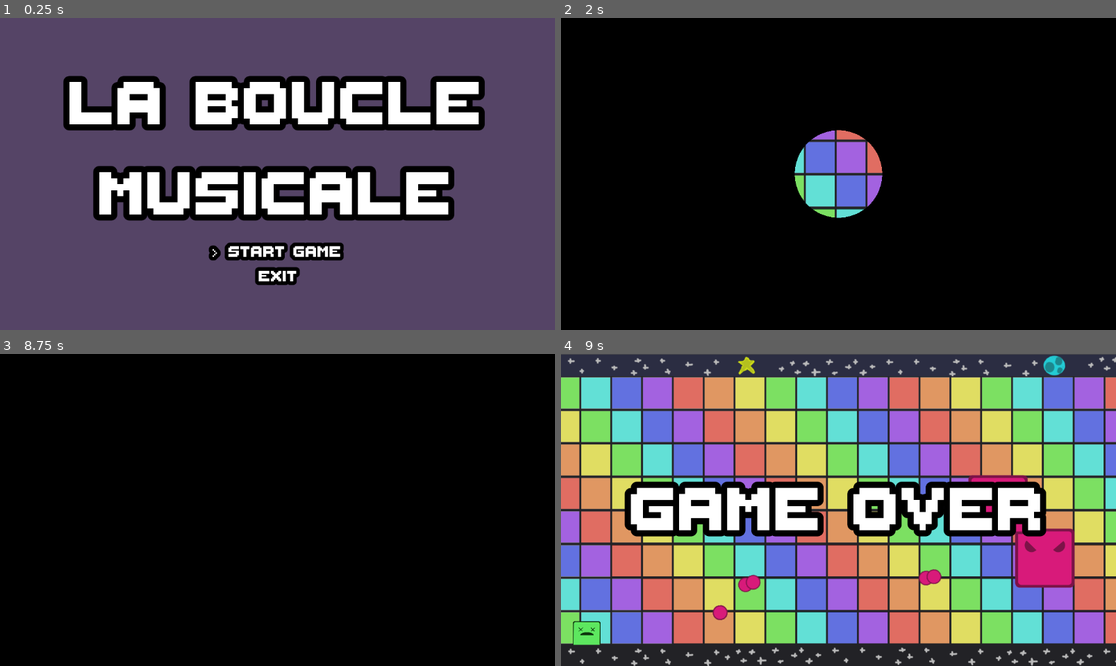
Above: before the commit, frames 1-4 (two rows, left to right).
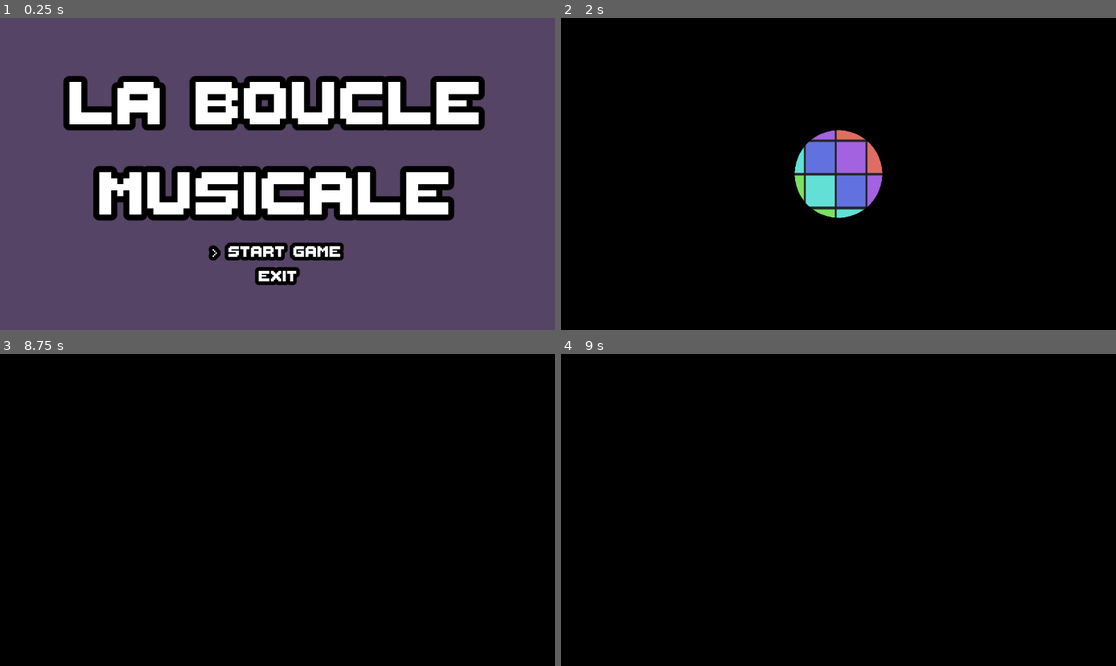
Above: after the commit, the same moments.

Repository: les-brows/la-boucle-musicale
Game: Godot game, scene res://Levels/MainMenu/MainMenu.tscn
Same seed, same stepped clock (60 frames per second), same inputs: the game is played once before the commit and once after it.
Inputs (mouse positions are in pixels of both pictures, inside the frame that each line leads up to):
- Up to frame 1 (0.25 s): no input
- Up to frame 2 (2 s): tap Enter (ui_accept) at 0.5, 0.77, 1.52 s; move the mouse to (960, 158) at 0.52 s; hold D (player1_right) 0.53-1.28 s; right-click (960, 158) at 0.6 s; move the mouse to (727, 189) at 1.27 s; hold S (player1_down) from 1.28 s (still down); right-click (727, 189) at 1.35 s
- Up to frame 3 (8.75 s): move the mouse to (333, 441) at 2.02 s; release S (player1_down) at 2.03 s; hold D (player1_right) 2.03-2.78 s; right-click (333, 441) at 2.1 s; tap Enter (ui_accept) at 2.75, 3.02, 3.5, 3.77, 4.25, 4.52, 5, 5.75, 6.02, 6.77, 7.52 s; move the mouse to (249, 572) at 2.77 s; hold O (player1_shoot_up) 2.78-3.53 s; right-click (249, 572) at 2.85 s; move the mouse to (444, 556) at 3.52 s; hold A (player1_left) 3.53-5.03 s; right-click (444, 556) at 3.6 s; move the mouse to (111, 463) at 4.27 s; right-click (111, 463) at 4.35 s; move the mouse to (305, 510) at 5.02 s; hold S (player1_down) 5.03-5.78 s; right-click (305, 510) at 5.1 s; move the mouse to (194, 432) at 5.77 s; hold D (player1_right) 5.78-6.53 s; right-click (194, 432) at 5.85 s; move the mouse to (399, 494) at 6.52 s; hold O (player1_shoot_up) 6.53-7.28 s; right-click (399, 494) at 6.6 s; move the mouse to (166, 525) at 7.27 s; hold D (player1_right) 7.28-8.03 s; right-click (166, 525) at 7.35 s; move the mouse to (333, 441) at 8.02 s; hold S (player1_down) from 8.03 s (still down); right-click (333, 441) at 8.1 s
- Up to frame 4 (9 s): move the mouse to (810, 572) at 8.77 s; release S (player1_down) at 8.78 s; hold A (player1_left) from 8.78 s (still down); right-click (810, 572) at 8.85 s

Frames 1-3 are identical in both runs. In frame 4, 95% of the frame differs, in the area x 0-100%, y 0-100%.

Commit message:
Kill Enemy +fix invinsibility player

Diff:
--- a/Objects/Enemies/Shooter.tscn
+++ b/Objects/Enemies/Shooter.tscn
@@ -7,12 +7,14 @@
 [sub_resource type="RectangleShape2D" id="RectangleShape2D_bweyu"]
 size = Vector2(128, 125)
 
-[node name="Shooter" type="Node2D"]
+[node name="Shooter" type="Node2D" node_paths=PackedStringArray("spriteEnemy", "TimerBlinkNode")]
 script = ExtResource("1_8c5hv")
+spriteEnemy = NodePath("ShooterCollisionArea2D/Sprite2D")
+TimerBlinkNode = NodePath("TimerBlink")
 
 [node name="ShooterCollisionArea2D" type="Area2D" parent="."]
 collision_layer = 4
-collision_mask = 2
+collision_mask = 16
 
 [node name="CollisionShape2D" type="CollisionShape2D" parent="ShooterCollisionArea2D"]
 position = Vector2(1, 0.5)
@@ -33,5 +35,9 @@
 position = Vector2(0.499999, 0.249996)
 scale = Vector2(6.25, 6.075)
 
+[node name="TimerBlink" type="Timer" parent="."]
+
+[connection signal="area_entered" from="ShooterCollisionArea2D" to="." method="_on_shooter_collision_area_2d_area_entered"]
 [connection signal="screen_entered" from="VisibleOnScreenNotifier2D" to="." method="_on_visible_on_screen_notifier_2d_screen_entered"]
 [connection signal="screen_exited" from="VisibleOnScreenNotifier2D" to="." method="_on_visible_on_screen_notifier_2d_screen_exited"]
+[connection signal="timeout" from="TimerBlink" to="." method="_on_timer_blink_timeout"]
--- a/Objects/Enemies/enemy.gd
+++ b/Objects/Enemies/enemy.gd
@@ -2,6 +2,10 @@
 extends Node2D
 
 var player: Player = null
+var hp_enemy:int= Globals.ENEMY_MAXHP
+@export var spriteEnemy :Node
+@export var TimerBlinkNode : Node
+var nbBlink :int  =0
 
 func _init() -> void:
 	Globals.beat_launched.connect(_on_beat_launched)
@@ -12,3 +16,34 @@
 
 func set_player(_player: Player):
 	player = _player
+
+func _on_shooter_collision_area_2d_area_entered(area: Area2D) -> void:
+	var playerProjectile= area.get_parent()
+	if playerProjectile is Projectile   :
+		take_hit()
+		playerProjectile.queue_free() # Replace with function body.
+
+var finito=false
+
+func take_hit():
+	hp_enemy -= 1
+	if hp_enemy <= 0:
+		if not finito:
+			finito = true
+			print("-----Enemey Dead---------")
+			queue_free()
+	else :
+		spriteEnemy.hide()
+		nbBlink=3
+		TimerBlinkNode.start(0.05)
+		#$/root/GameRoom/EnemyHurtSound.play()
+		pass
+
+func _on_timer_blink_timeout() -> void:
+	if spriteEnemy.visible==false:
+		spriteEnemy.show()
+	else :
+		spriteEnemy.hide()
+	nbBlink-=1
+	if nbBlink<=0:
+		TimerBlinkNode.stop()
--- a/Objects/Enemies/shooter.gd
+++ b/Objects/Enemies/shooter.gd
@@ -1,4 +1,6 @@
 extends Enemy
+
+
 
 var shooter_projectile_preload = preload("res://Objects/Projectiles/ShooterProjectile.tscn");
 var shooter_projectile_speed: float = 1000
@@ -15,6 +17,7 @@
 
 func _init() -> void:
 	super()
+
 	var list_notes: Array[Note] = [Note.new(0, 0, 3), Note.new(3, 0, -2), Note.new(5, 0, -2),
 								   Note.new(7, 0, -2), Note.new(8, 0, 3), Note.new(11, 0, -2),
 								   Note.new(13, 0, -2), Note.new(14, 0, 4), Note.new(16, 0, 3),
--- a/Objects/Player/player.gd
+++ b/Objects/Player/player.gd
@@ -64,9 +64,7 @@
 		targetDir = targetDir.normalized()
 
 
-func _on_player_shoot(shoot_x:float , shoot_y:float) -> void:
-	#TODO
-	pass
+
 
 
 
@@ -80,7 +78,7 @@
 var finito = false
 var insideEnemy  : int = 0
 var invincible : bool = false
-
+var alphaColor =0
 func take_hit():
 	curr_hp -= 1
 	if curr_hp <= 0:
@@ -88,18 +86,21 @@
 			finito = true
 			print("-----Player Dead---------")
 			spritePlayer.texture = load('res://Assets/main_char_damage.png')
+			ShootManagerNode.isDead=true
 			Globals.player_death.emit()
 
 	else :
-		print("take Hit ")
+
 
 		invincible=true
 		old_modulate=spritePlayer.self_modulate
+
 		TimerInvincibilityNode.set_one_shot (true)
 		TimerInvincibilityNode.start(Globals.INVINCIBILITY_TIMER)
 		spritePlayer.hide()
-
-		TimerColorNode.start(0.10)
+		alphaColor =0.5
+		spritePlayer.self_modulate= Color (0.5,1,0,alphaColor)
+		TimerColorNode.start(0.05)
 		#$/root/GameRoom/EnemyHurtSound.play()
 		pass
 
@@ -110,9 +111,8 @@
 	if enemy is Enemy:
 		insideEnemy+=1
 	if enemy is Projectile   :
-		take_hit()
 		if(!invincible):
-			print("projectile to kill"+enemy.to_string())
+			take_hit()
 		enemy.queue_free()
 
 func _on_detection_dmg_area_exited(area: Area2D) -> void:
@@ -126,15 +126,21 @@
 
 
 func _on_timerInvincibility_timeout() -> void:
-	print("end of invisible")
+
 	invincible=false # Replace with function body.
 
 
 func _on_timerColor_timeout() -> void:
+
 	if spritePlayer.visible==false:
 		spritePlayer.show()
 	else :
 		spritePlayer.hide()
 
-	if !invincible && spritePlayer.visible==true:
-		TimerColorNode.stop()
+	if !invincible :
+		spritePlayer.self_modulate=old_modulate
+		if spritePlayer.visible==true:
+			TimerColorNode.stop()
+	else :
+		alphaColor+=0.1
+		spritePlayer.self_modulate= Color (0.5,alphaColor,1,alphaColor)
--- a/Objects/Player/shoot_player_manager.gd
+++ b/Objects/Player/shoot_player_manager.gd
@@ -3,6 +3,7 @@
 
 var shooter_projectile_preload = preload("res://Objects/Projectiles/PlayerProjectile.tscn");
 var shooter_projectile_speed: float = 1000
+var isDead=false
 
 const NB_SECONDS_BOING_JUMP: float = 0.05
 const NB_SECONDS_BOING_RECOVER: float = 0.15
@@ -18,7 +19,7 @@
 
 func _on_player_shoot():
 	wantShoot=nb_shoot
-	print("shoot")
+
 
 func _on_player_direction_shoot (shoot_x:float , shoot_y:float):
 	shootDir.x = shoot_x
@@ -59,7 +60,7 @@
 		shoot_projectile(shootDir)
 
 func shoot_projectile(target_direction: Vector2):
-	if(target_direction!=Vector2.ZERO ):
+	if(target_direction!=Vector2.ZERO && !isDead ):
 		var player_projectile = shooter_projectile_preload.instantiate()
 		var copyposition=get_parent().position
 		# May be used when ennemies move
--- a/Objects/Projectiles/PlayerProjectile.tscn
+++ b/Objects/Projectiles/PlayerProjectile.tscn
@@ -18,3 +18,7 @@
 
 [node name="CollisionShape2D" type="CollisionShape2D" parent="Area2D"]
 shape = SubResource("CircleShape2D_g2swe")
+
+[node name="VisibleOnScreenNotifier2D" type="VisibleOnScreenNotifier2D" parent="."]
+
+[connection signal="screen_exited" from="VisibleOnScreenNotifier2D" to="." method="_on_visible_on_screen_notifier_2d_screen_exited"]
--- a/Objects/Projectiles/player_projectile.gd
+++ b/Objects/Projectiles/player_projectile.gd
@@ -1 +1,5 @@
 extends Projectile
+
+
+func _on_visible_on_screen_notifier_2d_screen_exited() -> void:
+	queue_free()
--- a/globals.gd
+++ b/globals.gd
@@ -22,3 +22,5 @@
 
 var BOUNDARY_LOW: int = 45
 var BOUNDARY_UP: int = 600
+
+var ENEMY_MAXHP :float =3
Not shown: 1 places in Levels/MainMenu/MainMenu.tscn that only renumber resources
